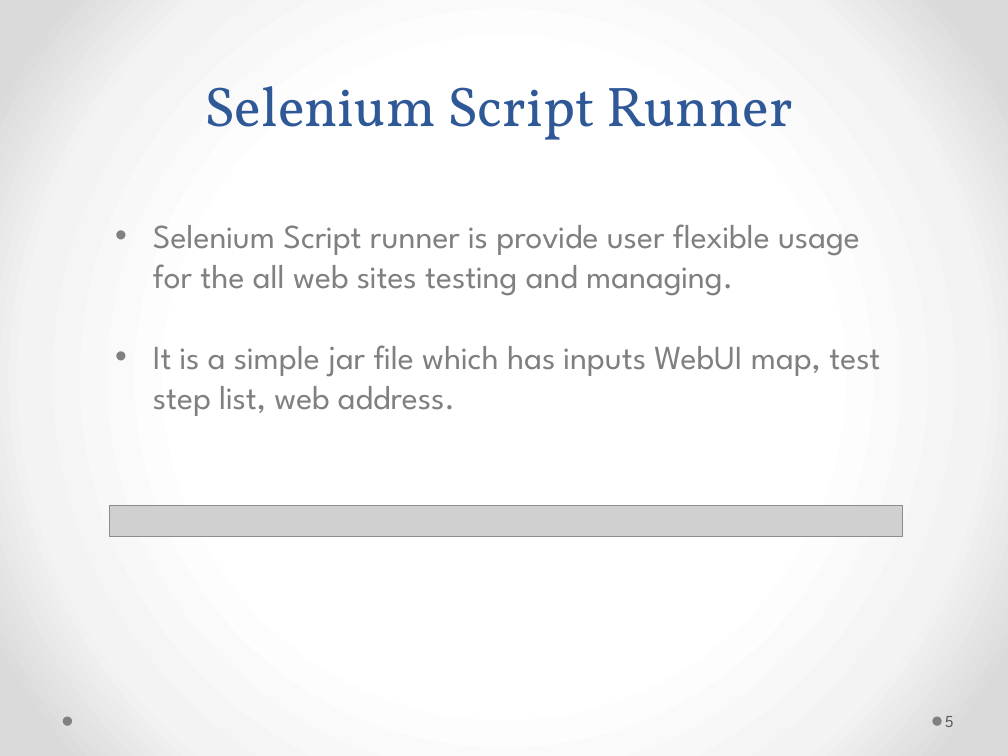
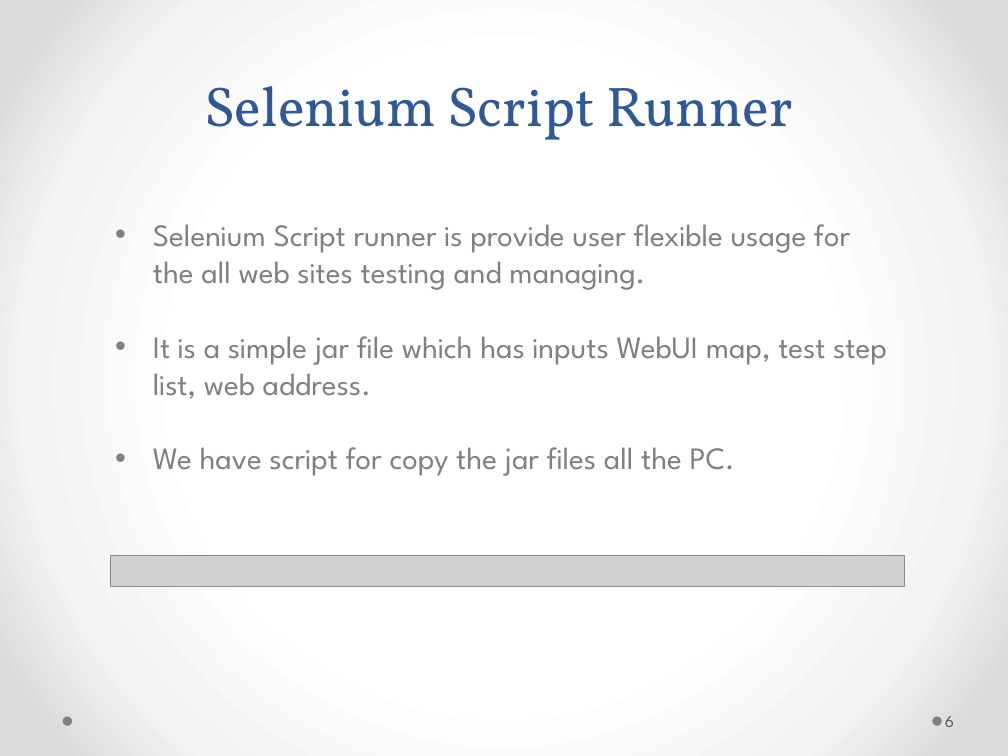
Before and after one commit to genehas/CENG552-SwTesting, a slide deck: slide 6 of jarFolder/CENG552Presentation.pptx (slide 5 before the commit). Drawn at 1008x756 pixels with LibreOffice and Linux fonts; fonts in the diff are those of the drawing; grey boxes stand for pictures. Boxes give left, top, right and bottom in pixels: in the first picture for what was removed or moved away, otherwise in the second. Text is boxed around its words. In the diff, an @@ line names an element or a change of style, - is before the commit and + after.

```diff
--- a/jarFolder/CENG552Presentation.pptx
+++ b/jarFolder/CENG552Presentation.pptx
@@ text at [153, 224, 887, 399]: size 24 to 22.2 pt in "Selenium Script runner is provide user flexible ...", "It is a simple jar file which ..." @@
@@ text at [153, 447, 735, 476]: paragraph added @@
+• We have script for copy the jar files all the PC.
@@ picture: place and size @@
-picture at [109, 505, 902, 536]
+picture at [111, 555, 904, 587]
@@ page number at [945, 716, 954, 727]: text changed @@
-5
+6
```
Also in this commit, not shown: 1 other slide changed, 3 slides added, 11 other files.
